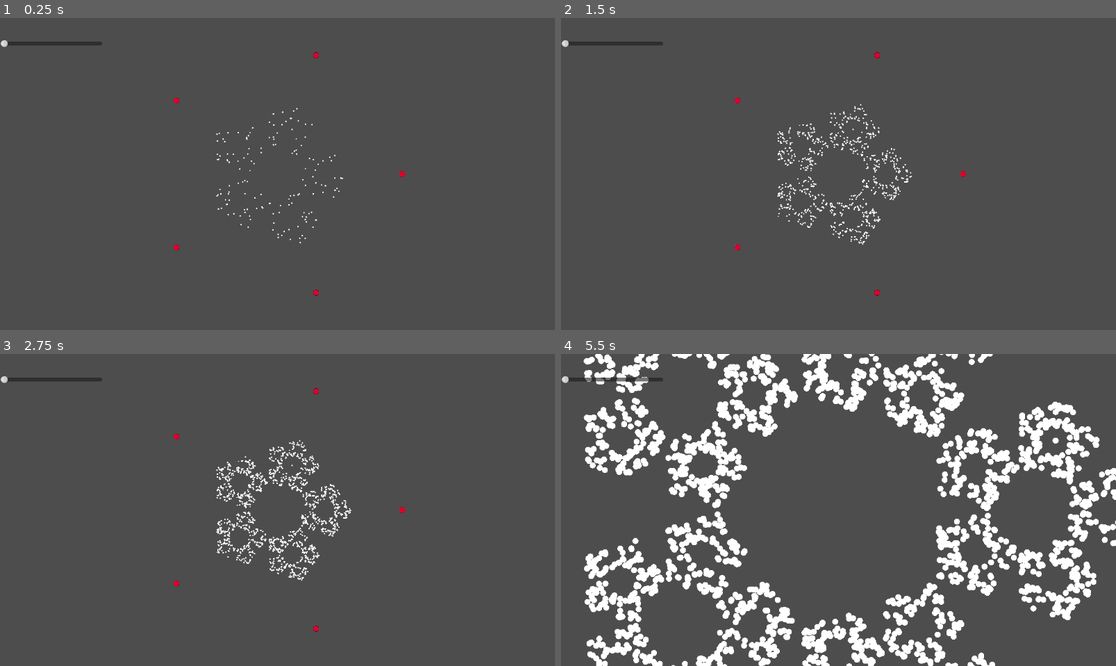
Above: before the commit, frames 1-4 (two rows, left to right).
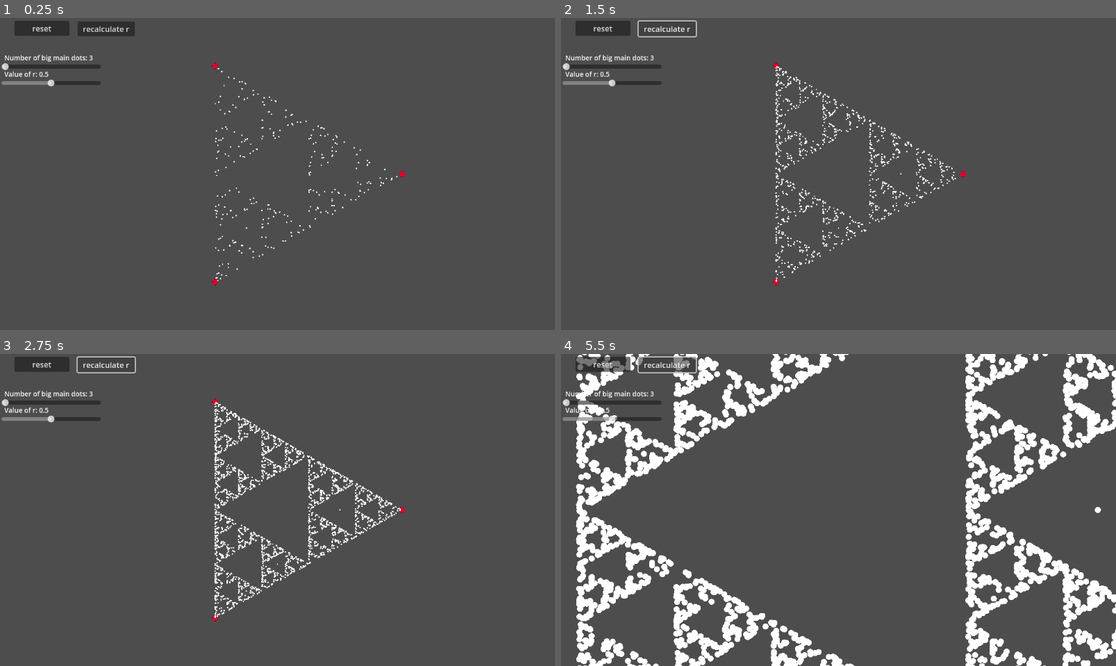
Above: after the commit, the same moments.

Repository: Hoatzinn/pws
Game: Godot game, scene res://Scenes/main_scene.tscn
Two runs of this game, one before a commit and one after it. Both use one fixed random seed, a clock stepped at 60 frames per second and the inputs below.
Inputs (mouse positions are in pixels of both pictures, inside the frame that each line leads up to):
- Up to frame 1 (0.25 s): no input
- Up to frame 2 (1.5 s): click (605, 27) at 0.5 s, where only the run after the commit has a clickable "reset"; click (666, 27) at 1.25 s, where only the run after the commit has a clickable "recalculate r"
- Up to frame 3 (2.75 s): click (105, 363) at 2 s, where only the run after the commit has a clickable "recalculate r"
- Up to frame 4 (5.5 s): click (666, 363) at 2.75 s, where only the run after the commit has a clickable "recalculate r"; hold = (zoom in) 3.53-4.28 s; tap - (zoom out) at 3.8, 4.35, 5.3 s; tap = (zoom in) at 4.55 s; hold = (zoom in) from 5.03 s (still down)

The runs differ from the first frame. In frame 1, 2.5% of the frame differs, in the area x 0-72%, y 0-90%; in frame 2, 3.9%; in frame 3, 5.4%; in frame 4, 33%, in the area x 0-100%, y 0-100%.

Commit message:
Add sliders and reset button. Also add recalculate r button.

Diff:
--- /dev/null
+++ b/Scenes/RSlider.gd
@@ -0,0 +1,16 @@
+extends HSlider
+
+@onready var model = $"../../Model"
+@onready var label = $Label
+
+func _ready():
+	label.text = "Value of r: %s" % (model.r)
+
+# When the value changes
+func _value_changed(new_value):
+	model.r = value
+	label.text = "Value of r: %s" % (model.r)
+
+func _on_recalculate_r_pressed():
+	label.text = "Value of r: %s" % (model.r)
+	value = model.r
--- a/Scenes/main_dot_slider.gd
+++ b/Scenes/main_dot_slider.gd
@@ -1,7 +1,12 @@
 extends HSlider
 
 @onready var model = $"../../Model"
+@onready var label = $Label
+
+func _ready():
+	label.text = "Number of big main dots: %s" % (model.main_dot_amount)
 
 # When the value changes
 func _value_changed(new_value):
 	model.main_dot_amount = value
+	label.text = "Number of big main dots: %s" % (model.main_dot_amount)
--- a/Scenes/main_scene.tscn
+++ b/Scenes/main_scene.tscn
@@ -1,22 +1,25 @@
-[gd_scene load_steps=3 format=3 uid="uid://m3287mvdl0jr"]
+[gd_scene load_steps=5 format=3 uid="uid://m3287mvdl0jr"]
 
 [ext_resource type="Script" path="res://Scenes/model.gd" id="1_dgi6p"]
 [ext_resource type="Script" path="res://Scenes/main_dot_slider.gd" id="2_vx0bs"]
+[ext_resource type="Script" path="res://Scenes/RSlider.gd" id="3_6yrfl"]
+
+[sub_resource type="LabelSettings" id="LabelSettings_ym6hs"]
+font_size = 14
 
 [node name="MainScene" type="Node2D"]
 
 [node name="Model" type="Camera2D" parent="."]
 zoom = Vector2(0.2, 0.2)
 script = ExtResource("1_dgi6p")
-main_dot_amount = 5
 
 [node name="CanvasLayer" type="CanvasLayer" parent="."]
 
 [node name="MainDotSlider" type="HSlider" parent="CanvasLayer"]
-offset_left = 1.0
-offset_top = 30.0
-offset_right = 212.0
-offset_bottom = 77.0
+offset_left = 3.0
+offset_top = 93.0
+offset_right = 209.0
+offset_bottom = 109.0
 size_flags_horizontal = 0
 min_value = 3.0
 max_value = 12.0
@@ -25,9 +28,49 @@
 
 [node name="Label" type="Label" parent="CanvasLayer/MainDotSlider"]
 layout_mode = 0
-offset_left = 4.0
-offset_top = -10.0
-offset_right = 44.0
-offset_bottom = 13.0
+offset_left = 6.0
+offset_top = -23.0
+offset_right = 208.0
+offset_bottom = 3.0
+text = "Number of big main dots: 3"
+label_settings = SubResource("LabelSettings_ym6hs")
+vertical_alignment = 1
 
-[connection signal="value_changed" from="CanvasLayer/MainDotSlider" to="Model" method="_on_main_dot_slider_value_changed"]
+[node name="RSlider" type="HSlider" parent="CanvasLayer"]
+offset_left = 3.0
+offset_top = 127.0
+offset_right = 209.0
+offset_bottom = 143.0
+size_flags_horizontal = 0
+max_value = 1.0
+step = 0.1
+value = 0.5
+script = ExtResource("3_6yrfl")
+
+[node name="Label" type="Label" parent="CanvasLayer/RSlider"]
+layout_mode = 0
+offset_left = 6.0
+offset_top = -23.0
+offset_right = 208.0
+offset_bottom = 3.0
+text = "Value of r: 0.5"
+label_settings = SubResource("LabelSettings_ym6hs")
+vertical_alignment = 1
+
+[node name="ResetButton" type="Button" parent="CanvasLayer"]
+offset_left = 30.0
+offset_top = 6.0
+offset_right = 144.0
+offset_bottom = 37.0
+text = "reset"
+
+[node name="RecalculateR" type="Button" parent="CanvasLayer"]
+offset_left = 161.0
+offset_top = 7.0
+offset_right = 280.0
+offset_bottom = 38.0
+text = "recalculate r"
+
+[connection signal="pressed" from="CanvasLayer/ResetButton" to="Model" method="_on_reset_button_pressed"]
+[connection signal="pressed" from="CanvasLayer/RecalculateR" to="Model" method="_on_recalculate_r_pressed"]
+[connection signal="pressed" from="CanvasLayer/RecalculateR" to="CanvasLayer/RSlider" method="_on_recalculate_r_pressed"]
--- a/Scenes/model.gd
+++ b/Scenes/model.gd
@@ -1,27 +1,65 @@
 extends Camera2D
 
 #@export var radius:int
-@export var main_dot_amount:int
+@export var main_dot_amount:int = 3
 var zooming:int
 var main_dots = []
 @export var start_position:Vector2
 var old_pos:Vector2
-@export var r:float
+@export var r:float = 0.5
 
 
 '''
-TODO: hue, reset + sliders, cantchoosesamepointtwice, camera slide or whatever
+TODO: reset + sliders, hue, cantchoosesamepointtwice, camera slide or whatever
 '''
 
 
 # Called when the node enters the scene tree for the first time.
 func _ready():
 	randomize()
+
+	r = 1-(main_dot_amount/(main_dot_amount+3.0))
+	reset(r, main_dot_amount)
+
+
+
+# Called every frame. 'delta' is the elapsed time since the previous frame.
+func _process(delta):
+	for i in range(20):
+		new_small_dot()
+
+	if Input.is_action_pressed("zoom in"):
+		zoom = zoom.lerp(zoom*1.3, delta * 4.0)
+	elif Input.is_action_pressed("zoom out"):
+		zoom = zoom.lerp(zoom*0.7, delta * 4.0)
+
+func new_small_dot():
+	if get_child_count() == 0:
+		pass
+	else:
+		var random_main_dot = main_dots[randf_range(0, len(main_dots))]
+		#print(random_main_dot, main_dots)
+
+		var target_location:Vector2 = (old_pos+random_main_dot.position)*r # cannot find a random dot
+
+		var small_dot = preload("res://Scenes/smaller_dot.tscn").instantiate()
+		add_child(small_dot)
+		small_dot.position = target_location
+		old_pos = target_location
+
+func reset(r_local, main_dot_amount_local):
+	randomize()
 	var viewport_size = get_viewport_rect().size
 	var radius = viewport_size.y*2
+
+	for dot in get_children():
+		dot.free()
+	main_dots = []
+
 	var name_scheme = "MainDot%s" # cool gimick https://docs.godotengine.org/en/stable/tutorials/scripting/gdscript/gdscript_format_string.html
-	for i in range(main_dot_amount):
-		var angle = i * PI*2.0 / main_dot_amount
+
+	for i in range(main_dot_amount_local):
+		var angle = i * PI*2.0 / main_dot_amount_local
 		var new_position = Vector2(cos(angle)*radius, sin(angle)*radius)
 		var main_dot = preload("res://Scenes/main_dot.tscn").instantiate()
 		add_child(main_dot)
@@ -33,35 +71,15 @@
 		print("---\nName:%s\nPosition:%s" % [dot.name, dot.position])
 	print("---")
 
-	r = 1-(len(main_dots)/(len(main_dots)+3.0))
 	print("\n--- Value of r: " + str(r) + "---")
 
 	old_pos = start_position
 
 
 
-# Called every frame. 'delta' is the elapsed time since the previous frame.
-func _process(delta):
-	'''
-	scene.translate(Vector2(randf_range(-1000, 1000),randf_range(-1000, 1000)))'''
-
-	for i in range(10):
-		_new_small_dot()
+func _on_recalculate_r_pressed():
+	r = 1-(main_dot_amount/(main_dot_amount+3.0))
 
 
-
-	if Input.is_action_pressed("zoom in"):
-		zoom = zoom.lerp(zoom*1.3, delta * 4.0)
-	elif Input.is_action_pressed("zoom out"):
-		zoom = zoom.lerp(zoom*0.7, delta * 4.0)
-
-func _new_small_dot():
-	var random_main_dot = main_dots[randf_range(0, len(main_dots))]
-
-
-	var target_location:Vector2 = (old_pos+random_main_dot.position)*r
-
-	var small_dot = preload("res://Scenes/smaller_dot.tscn").instantiate()
-	add_child(small_dot)
-	small_dot.position = target_location
-	old_pos = target_location
+func _on_reset_button_pressed():
+	reset(r, main_dot_amount)
